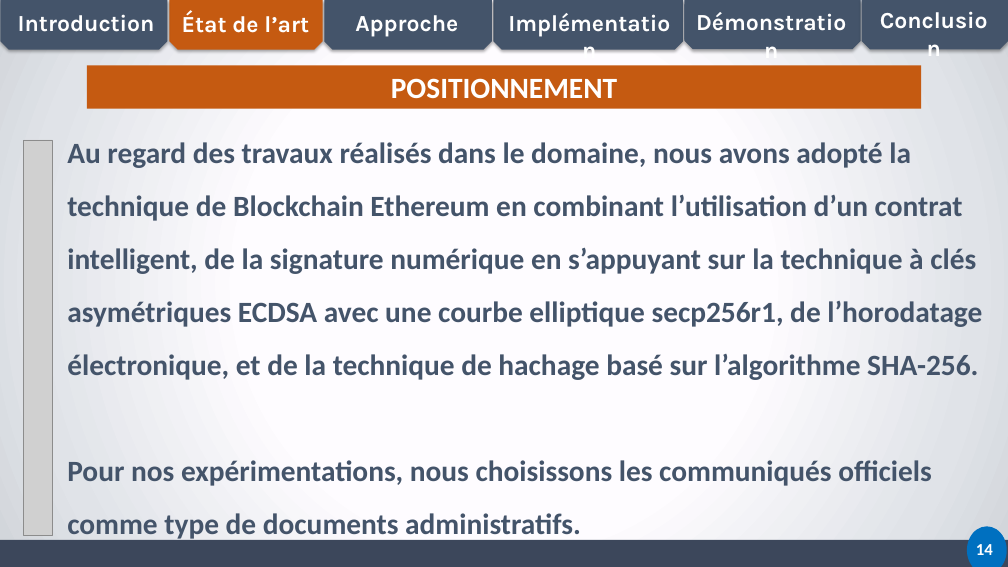
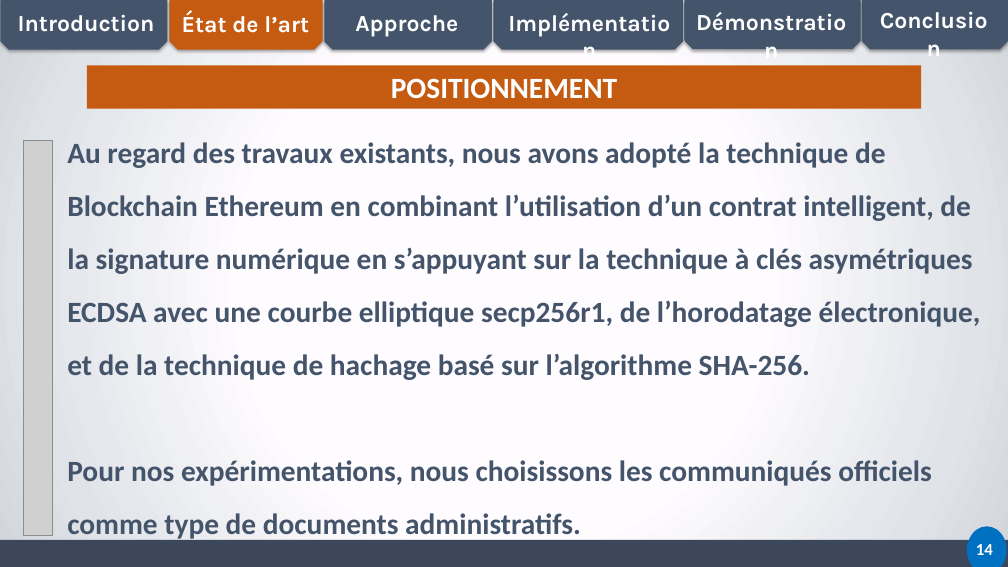
Before and after one commit to canisiushien/memoire-isie, a slide deck: slide 14 of PRESENTATION_M2_CANISIUS.pptx. Drawn at 1008x567 pixels with LibreOffice and Linux fonts; fonts in the diff are those of the drawing; grey boxes stand for pictures. Boxes give left, top, right and bottom in pixels: in the first picture for what was removed or moved away, otherwise in the second. Text is boxed around its words. In the diff, an @@ line names an element or a change of style, - is before the commit and + after.

```diff
--- a/PRESENTATION_M2_CANISIUS.pptx
+++ b/PRESENTATION_M2_CANISIUS.pptx
@@ text at box(67, 142, 981, 380): text changed @@
-Au regard des travaux réalisés dans le domaine, nous avons adopté la technique de Blockchain Ethereum en combinant l’utilisation d’un contrat intelligent, de la signature numérique en s’appuyant sur la technique à clés asymétriques ECDSA avec une courbe elliptique secp256r1, de l’horodatage électronique, et de la technique de hachage basé sur l’algorithme SHA-256.
+Au regard des travaux existants, nous avons adopté la technique de Blockchain Ethereum en combinant l’utilisation d’un contrat intelligent, de la signature numérique en s’appuyant sur la technique à clés asymétriques ECDSA avec une courbe elliptique secp256r1, de l’horodatage électronique, et de la technique de hachage basé sur l’algorithme SHA-256.
```
Also in this commit, not shown: 2 other slides changed.
